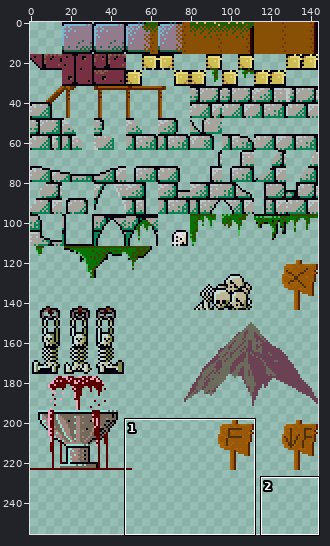
Two states of a sprite sheet, assets/sprites/Tileset.png. Above, an overview of the earlier version with the close-up marked.
Close-up. Before:
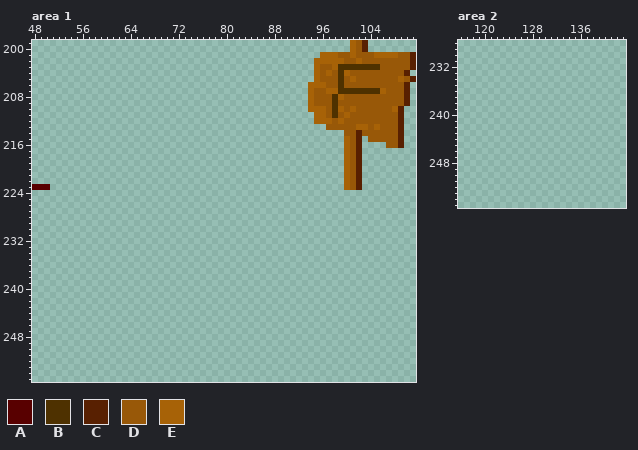
The file is 144x256 pixels. Colours within 5 levels of each other are drawn and written as one. Shown: area 1: x 48..111, y 199..255; area 2: x 116..143, y 228..255.
Palette (. is transparent): A #580000  B #4e3100  C #582001  D #985808  E #a76207
Pixels before, area 1 (only the part around the change), first column x 48:
199 .....................................................EDC........
200 .....................................................EDC........
201 ................................................EEEDDEDDDEEEEDDC
202 ...............................................EEEEEDDEDDDDDDDDC
203 ...............................................EDDEBBBBBBBDDDDDC
204 ...............................................EDEDBEDDDDDDDDDC.
205 ...............................................EDDDBDEDDDDDDDEDC
206 ..............................................EEEDDBDDDDDDDDDDC.
207 ..............................................EDDEEBBBBBBBEDDDC.
208 ..............................................EDDDBEDDDDDDDDDDC.
209 ..............................................EDDDBDDDDDDDDDDDC.
210 ..............................................EEEDBEDEDDDDDDEC..
211 ...............................................EEDBDEDDDDDDDDC..
212 ...............................................EEEDEDDDDDDDDDC..
213 .................................................DDDDDEEDEDDDC..
214 ....................................................DDCDDDDDDC..
215 ....................................................EDC.DDDDDC..
216 ....................................................EDC....DDC..
217 ....................................................EDC.........
218 ....................................................EDC.........
219 ....................................................EDC.........
220 ....................................................EDC.........
221 ....................................................EDC.........
222 ....................................................EDC.........
223 AAA.................................................EDC.........
224 ................................................................
225 ................................................................
226 ................................................................
227 ................................................................
228 ................................................................
229 ................................................................
230 ................................................................
231 ................................................................
232 ................................................................
233 ................................................................
234 ................................................................
235 ................................................................
236 ................................................................
237 ................................................................
238 ................................................................
239 ................................................................
240 ................................................................
241 ................................................................
242 ................................................................
243 ................................................................
244 ................................................................
245 ................................................................
246 ................................................................
247 ................................................................
248 ................................................................
249 ................................................................
250 ................................................................
251 ................................................................
252 ................................................................
253 ................................................................
254 ................................................................
255 ................................................................
After:
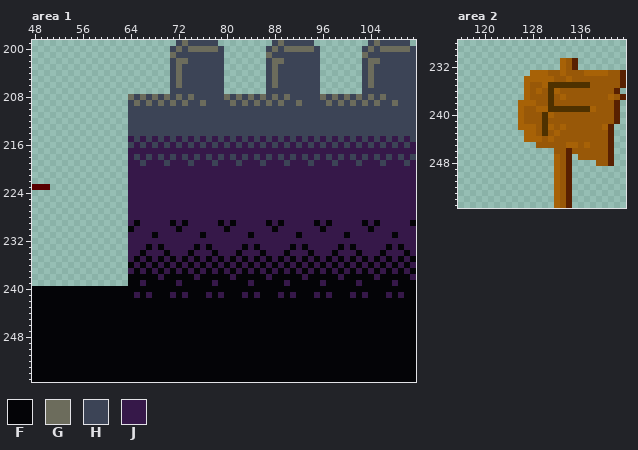
Colours new in this view: F #040407  G #6c6c5c  H #3c4456  J #361849
The exact change:
Changed rows in their new state; - is an unchanged pixel.
Area 1:
first column x 48:
199 ------------------------HGHHHHH---------HGHHHHH------...HGHHHHH-
200 -----------------------HGHGGGGGH-------HGHGGGGGH-----..HGHGGGGGH
201 -----------------------GHHHHHHHH-------GHHHHHHHH.......GHHHHHHHH
202 -----------------------HGGHHHHHH-------HGGHHHHHH.......HGGHHHHHH
203 -----------------------HGHHHHHHH-------HGHHHHHHH.......HGHHHHHHH
204 -----------------------HGHHHHHHH-------HGHHHHHHH.......HGHHHHHHH
205 -----------------------HGHHHHHHH-------HGHHHHHHH.......HGHHHHHHH
206 -----------------------HGHHHHHHH-------HGHHHHHHH.......HGHHHHHHH
207 -----------------------HHHHHHHHH-------HHHHHHHHH.......HHHHHHHHH
208 ----------------GHGHGHGHGHGHHHHHGHGHGHGHGHGHHHHHGHGHGHGHGHGHHHHH
209 ----------------HGHGHGHGHGHHGHHHHGHGHGHGHGHHGHHHHGHGHGHGHGHHGHHH
210 ----------------HHHHHHHHHHHHHHHHHHHHHHHHHHHHHHHHHHHHHHHHHHHHHHHH
211 ----------------HHHHHHHHHHHHHHHHHHHHHHHHHHHHHHHHHHHHHHHHHHHHHHHH
212 ----------------HHHHHHHHHHHHHHHHHHHHHHHHHHHHHHHHHHHHHHHHHHHHHHHH
213 ----------------HHHHHHHHHHHHHHHHHHHHHHHHHHHHHHHHHHHHHHHHHHHHHHHH
214 ----------------HHHHHHHHHHHHHHHHHHHHHHHHHHHHHHHHHHHHHHHHHHHHHHHH
215 ----------------JHJHJHJHJHJHJHJHJHJHJHJHJHJHJHJHJHJHJHJHJHJHJHJH
216 ----------------HJHJHJHJHJHJHJHJHJHJHJHJHJHJHJHJHJHJHJHJHJHJHJHJ
217 ----------------JJJJJJJJJJJJJJJJJJJJJJJJJJJJJJJJJJJJJJJJJJJJJJJJ
218 ----------------JHJHJHJHJHJHJHJHJHJHJHJHJHJHJHJHJHJHJHJHJHJHJHJH
219 ----------------JJHJJJHJJJHJJJHJJJHJJJHJJJHJJJHJJJHJJJHJJJHJJJHJ
220 ----------------JJJJJJJJJJJJJJJJJJJJJJJJJJJJJJJJJJJJJJJJJJJJJJJJ
221 ----------------JJJJJJJJJJJJJJJJJJJJJJJJJJJJJJJJJJJJJJJJJJJJJJJJ
222 ----------------JJJJJJJJJJJJJJJJJJJJJJJJJJJJJJJJJJJJJJJJJJJJJJJJ
223 ----------------JJJJJJJJJJJJJJJJJJJJJJJJJJJJJJJJJJJJJJJJJJJJJJJJ
224 ----------------JJJJJJJJJJJJJJJJJJJJJJJJJJJJJJJJJJJJJJJJJJJJJJJJ
225 ----------------JJJJJJJJJJJJJJJJJJJJJJJJJJJJJJJJJJJJJJJJJJJJJJJJ
226 ----------------JJJJJJJJJJJJJJJJJJJJJJJJJJJJJJJJJJJJJJJJJJJJJJJJ
227 ----------------JJJJJJJJJJJJJJJJJJJJJJJJJJJJJJJJJJJJJJJJJJJJJJJJ
228 ----------------JJJJJJJJJJJJJJJJJJJJJJJJJJJJJJJJJJJJJJJJJJJJJJJJ
229 ----------------JFJJJJJFJFJJJJJFJFJJJJJFJFJJJJJFJFJJJJJFJFJJJJJF
230 ----------------FJJJJJJJFJJJJJJJFJJJJJJJFJJJJJJJFJJJJJJJFJJJJJJJ
231 ----------------JJJJFJJJJJJJFJJJJJJJFJJJJJJJFJJJJJJJFJJJJJJJFJJJ
232 ----------------JJJJJJJJJJJJJJJJJJJJJJJJJJJJJJJJJJJJJJJJJJJJJJJJ
233 ----------------JJJFJFJJJJJFJFJJJJJFJFJJJJJFJFJJJJJFJFJJJJJFJFJJ
234 ----------------JJFJJJFJJJFJJJFJJJFJJJFJJJFJJJFJJJFJJJFJJJFJJJFJ
235 ----------------JFJFJFJFJFJFJFJFJFJFJFJFJFJFJFJFJFJFJFJFJFJFJFJF
236 ----------------FJFJFJFJFJFJFJFJFJFJFJFJFJFJFJFJFJFJFJFJFJFJFJFJ
237 ----------------JFJFJFJFJFJFJFJFJFJFJFJFJFJFJFJFJFJFJFJFJFJFJFJF
238 ----------------FFFFFJFFFFFJFFFFFJFFFFFJFFFFFJFFFFFJFFFFFJFFFFFJ
239 ----------------FFJFFFFFJFFFFFJFFFFFJFFFFFJFFFFFJFFFFFJFFFFFJFFF
240 FFFFFFFFFFFFFFFFFFFFFFFFFFFFFFFFFFFFFFFFFFFFFFFFFFFFFFFFFFFFFFFF
241 FFFFFFFFFFFFFFFFFJFJFFFJFJFFFJFJFFFJFJFFFJFJFFFJFJFFFJFJFFFJFJFF
242 FFFFFFFFFFFFFFFFFFFFFFFFFFFFFFFFFFFFFFFFFFFFFFFFFFFFFFFFFFFFFFFF
243 FFFFFFFFFFFFFFFFFFFFFFFFFFFFFFFFFFFFFFFFFFFFFFFFFFFFFFFFFFFFFFFF
244 FFFFFFFFFFFFFFFFFFFFFFFFFFFFFFFFFFFFFFFFFFFFFFFFFFFFFFFFFFFFFFFF
245 FFFFFFFFFFFFFFFFFFFFFFFFFFFFFFFFFFFFFFFFFFFFFFFFFFFFFFFFFFFFFFFF
246 FFFFFFFFFFFFFFFFFFFFFFFFFFFFFFFFFFFFFFFFFFFFFFFFFFFFFFFFFFFFFFFF
247 FFFFFFFFFFFFFFFFFFFFFFFFFFFFFFFFFFFFFFFFFFFFFFFFFFFFFFFFFFFFFFFF
248 FFFFFFFFFFFFFFFFFFFFFFFFFFFFFFFFFFFFFFFFFFFFFFFFFFFFFFFFFFFFFFFF
249 FFFFFFFFFFFFFFFFFFFFFFFFFFFFFFFFFFFFFFFFFFFFFFFFFFFFFFFFFFFFFFFF
250 FFFFFFFFFFFFFFFFFFFFFFFFFFFFFFFFFFFFFFFFFFFFFFFFFFFFFFFFFFFFFFFF
251 FFFFFFFFFFFFFFFFFFFFFFFFFFFFFFFFFFFFFFFFFFFFFFFFFFFFFFFFFFFFFFFF
252 FFFFFFFFFFFFFFFFFFFFFFFFFFFFFFFFFFFFFFFFFFFFFFFFFFFFFFFFFFFFFFFF
253 FFFFFFFFFFFFFFFFFFFFFFFFFFFFFFFFFFFFFFFFFFFFFFFFFFFFFFFFFFFFFFFF
254 FFFFFFFFFFFFFFFFFFFFFFFFFFFFFFFFFFFFFFFFFFFFFFFFFFFFFFFFFFFFFFFF
255 FFFFFFFFFFFFFFFFFFFFFFFFFFFFFFFFFFFFFFFFFFFFFFFFFFFFFFFFFFFFFFFF
Area 2:
first column x 126:
231 -------EDC--------
232 -------EDC--------
233 --EEEDDEDDDEEEEDDC
234 -EEEEEDDEDDDDDDDDC
235 -EDDEBBBBBBBDDDDDC
236 -EDEDBEDDDDDDDDDC-
237 -EDDDBDEDDDDDDDEDC
238 EEEDDBDDDDDDDDDDC-
239 EDDEEBBBBBBBEDDDC-
240 EDDDBEDDDDDDDDDDC-
241 EDDDBDDDDDDDDDDDC-
242 EEEDBEDEDDDDDDEC--
243 -EEDBDEDDDDDDDDC--
244 -EEEDEDDDDDDDDDC--
245 ---DDDDDEEDEDDDC--
246 ------DDCDDDDDDC--
247 ------EDC-DDDDDC--
248 ------EDC----DDC--
249 ------EDC---------
250 ------EDC---------
251 ------EDC---------
252 ------EDC---------
253 ------EDC---------
254 ------EDC---------
255 ------EDC---------
Where, in picture pixels (left, top, right, bottom), the same in both close-ups:
changed: (32, 40, 416, 382)
added: (518, 58, 626, 208)
